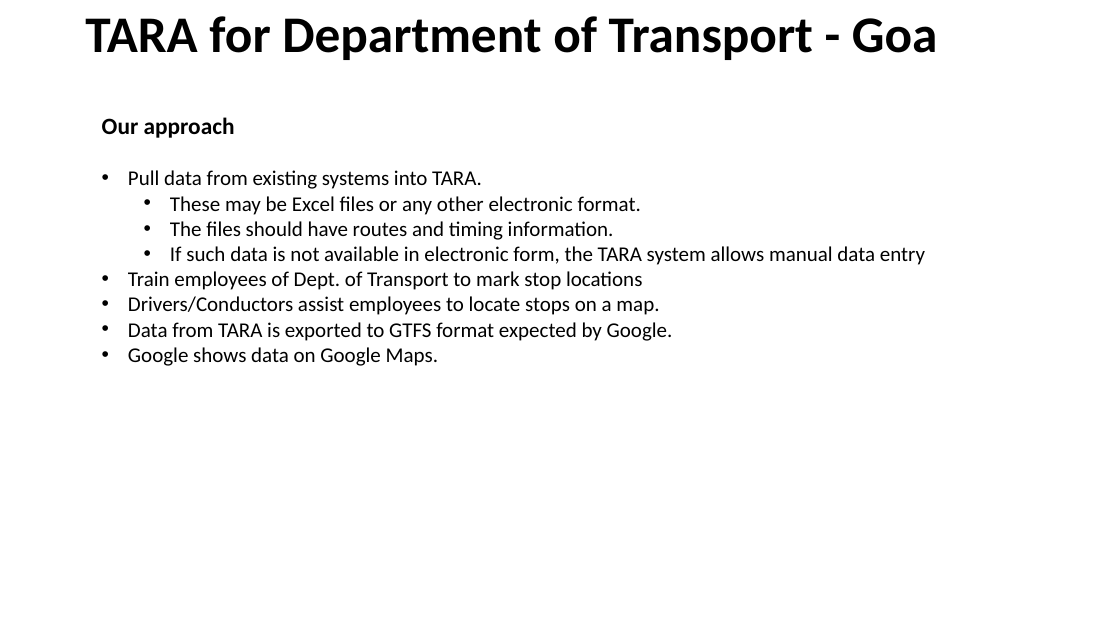
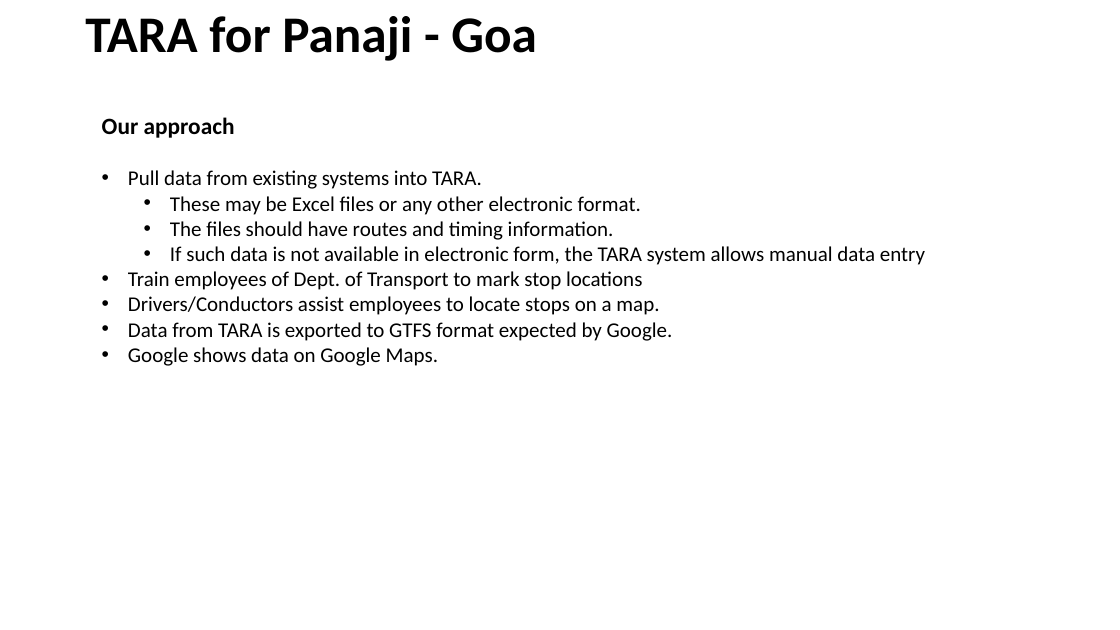
Before and after one commit to yashgt/raloa1, a slide deck: slide 9 of docs/goadot/TARA - Brochure - DOT.pptx. Drawn at 1120x630 pixels with LibreOffice and Linux fonts; fonts in the diff are those of the drawing; background and template pictures are left out. Boxes give left, top, right and bottom in pixels: in the first picture for what was removed or moved away, otherwise in the second. Text is boxed around its words. In the diff, an @@ line names an element or a change of style, - is before the commit and + after.

```diff
--- a/docs/goadot/TARA - Brochure - DOT.pptx
+++ b/docs/goadot/TARA - Brochure - DOT.pptx
@@ title at (x1=85, y1=16, x2=537, y2=61): text changed @@
-TARA for Department of Transport - Goa
+TARA for Panaji - Goa
```
Also in this commit, not shown: 20 other files.
